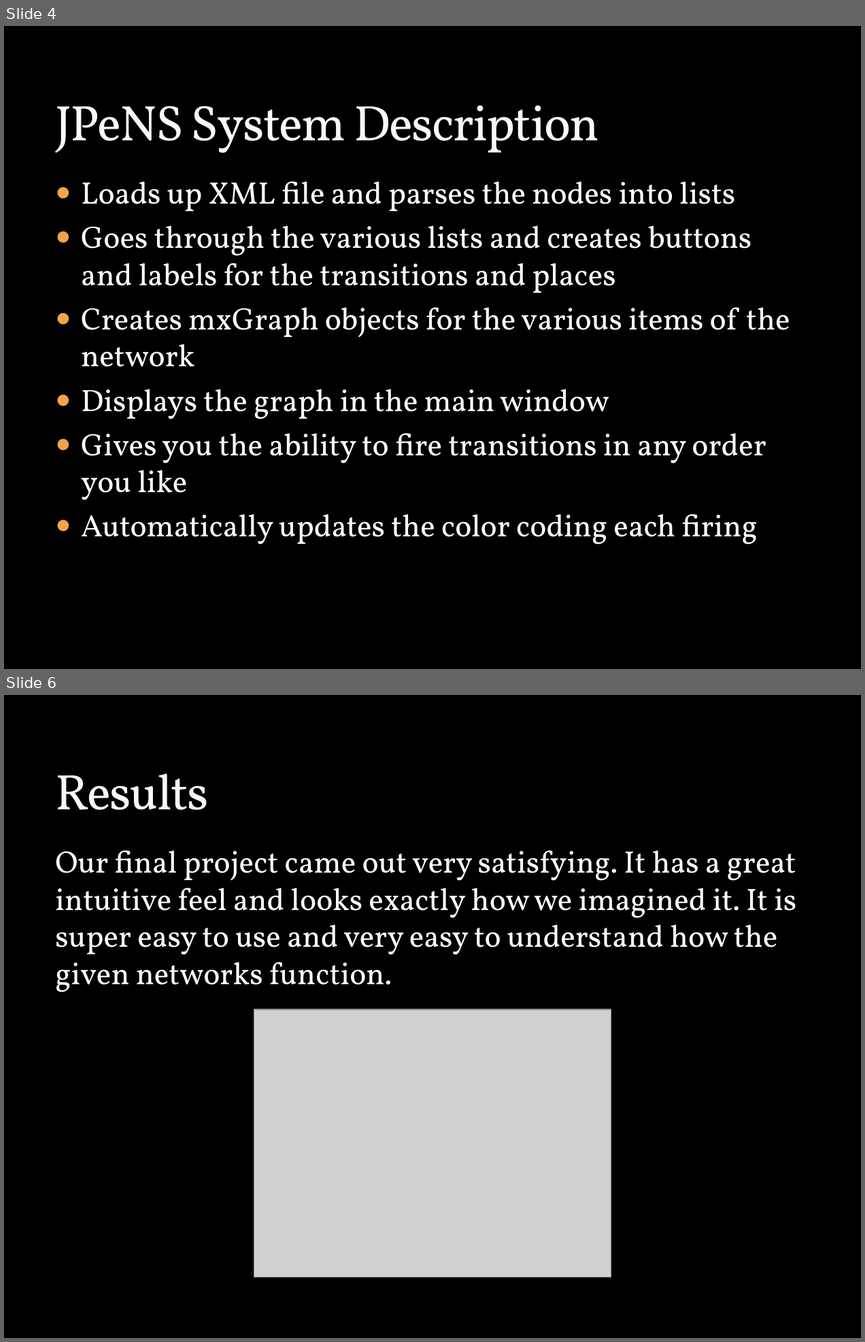
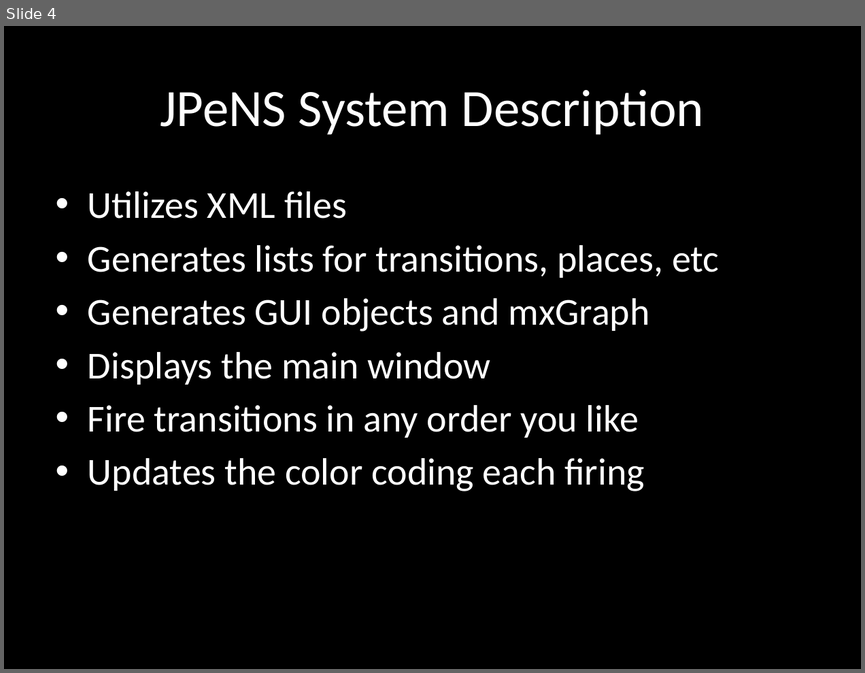
Before and after one commit to Hobbit/JPeNS, a slide deck: JPeNS_Presentation.pptx. Shown one above the other, each under a label of ours: slides 4 and 6 before the commit, slide 4 after it; the slides between them are not shown. The pictures are 865x1342 and 865x673 pixels, drawn with LibreOffice and Linux fonts; fonts in the diff are those of the drawing; grey boxes stand for pictures; background and template pictures are left out. Boxes give left, top, right and bottom in pixels: in the first picture for what was removed or moved away, otherwise in the second. Text is boxed around its words. In the diff, an @@ line names an element or a change of style, - is before the commit and + after.

```diff
--- a/JPeNS_Presentation.pptx
+++ b/JPeNS_Presentation.pptx
@@ slide 6 removed at <box>4,695,861,1338</box>, background picture (left out) @@
@@ title removed at <box>55,773,208,810</box> @@
-Results
@@ text removed at <box>55,850,796,992</box> @@
-Our final project came out very satisfying. It has a great intuitive feel and looks exactly how we imagined it. It is super easy to use and very easy to understand how the given networks function.
@@ picture removed at <box>254,1009,611,1277</box> @@
@@ slide 4 changed as well @@
@@ title "JPeNS System Description": place and size @@
-title "JPeNS System Description" at <box>55,105,599,153</box>
+title "JPeNS System Description" at <box>160,89,704,135</box>
@@ title "JPeNS System Description" at <box>160,89,704,135</box>: size 42 to 44 pt, font Vollkorn to Calibri, text colour #F9F9F9 to #FFFFFF, letter spacing -1 to 0 pt, letter outline #3C4422 0.25 pt to none; alignment left to centre; vertical alignment bottom to middle @@
@@ text at <box>88,191,719,491</box>: text changed; size 26 to 32 pt; font Vollkorn to Calibri @@
-● Loads up XML file and parses the nodes into lists
-● Goes through the various lists and creates buttons and labels for the transitions and places
-● Creates mxGraph objects for the various items of the network
-● Displays the graph in the main window
-● Gives you the ability to fire transitions in any order you like
-● Automatically updates the color coding each firing
+• Utilizes XML files
+• Generates lists for transitions, places, etc
+• Generates GUI objects and mxGraph
+• Displays the main window
+• Fire transitions in any order you like
+• Updates the color coding each firing
```
Also in this commit, not shown: 4 other slides changed, 1 slide added.
